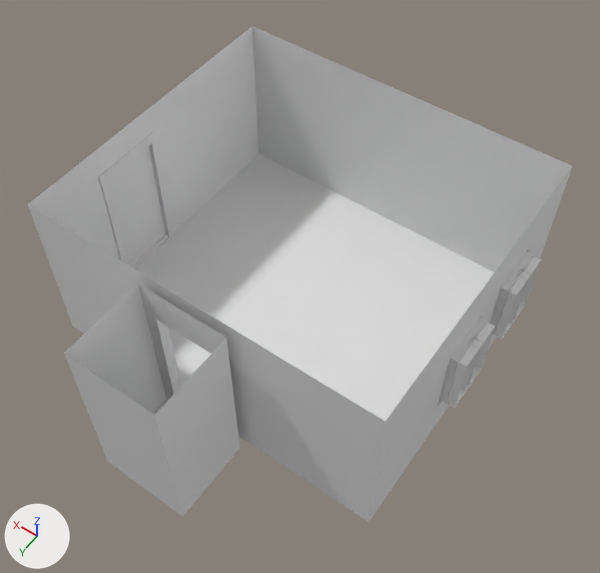
A saved change to the Blender file Gregu/room.blend.
Before and after are seen from a 50 mm camera at (-3.96, 7.16, 9.31) aimed at (-0.3, 2.03, 1.24). The axes (+X, +Y, +Z) are drawn at lower left. The lights are the same throughout.
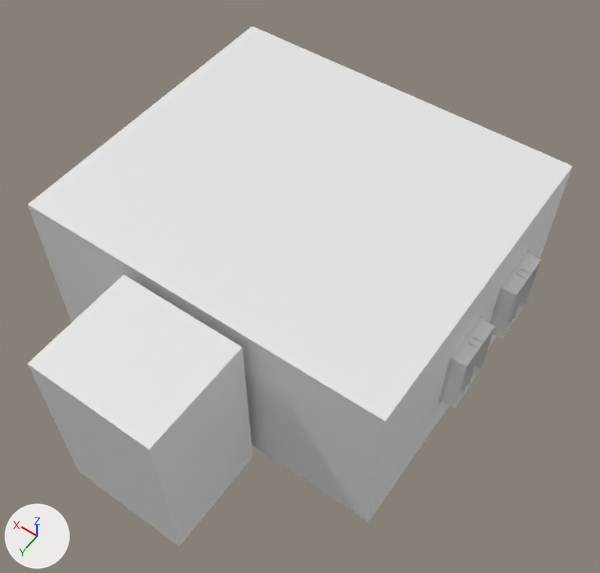
The newer file is also rescaled (x1.32) as a whole; pictures and numbers use the older file's frame.

What differs and where, as boxes (x1, y1, x2, y2) in the pictures (600 x 573 px):
'Plane', reshaped
    before: (28, 26, 573, 522)
    after: (27, 26, 573, 547)
part 1 of me_plane, deleted
    before: (494, 254, 536, 338)
part 2 of me_plane, built on
    before: (64, 283, 240, 516)
    after: (27, 26, 572, 547)

The edits, one by one:
me_plane is used by ob_plane; location (0.0, 0.0, 0.0).
me_plane had 363 vertices, 314 faces and spanned x -2.6..2.44, y -0.6..4.8, z 0.0..2.4.
me_plane now has 355 vertices, 314 faces and spans x -2.6..2.44, y -0.6..5.1, z 0.0..2.4.
me_plane part 1: the loose piece of 4 vertices spanning x -2.5, y 0.24..0.96, z 0.71..1.69 is deleted.
Part 2, on me_plane:
8 vertices in x -0.36..0.36, y 4.8, z 0.0..2.4 move by (0.0, 0.3, 0.0).
4 vertices in x 0.6, y 4.8, z 0.0..2.4 move by (0.2, 0.3, 0.0).
4 vertices in x -0.6, y 4.8, z 0.0..2.4 move by (-0.2, 0.3, 0.0).
4 vertices in x 0.6, y 3.72, z 0.0..2.4 move by (0.2, 0.0, 0.0).
4 vertices in x -0.6, y 3.72, z 0.0..2.4 move by (-0.2, 0.0, 0.0).
2 new faces join them.
